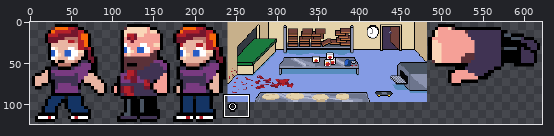
Sprite sheet, stored at assets/atlas.png. Above: a wide view before the commit, with the close-up outlined.
Close-up. Before the commit:
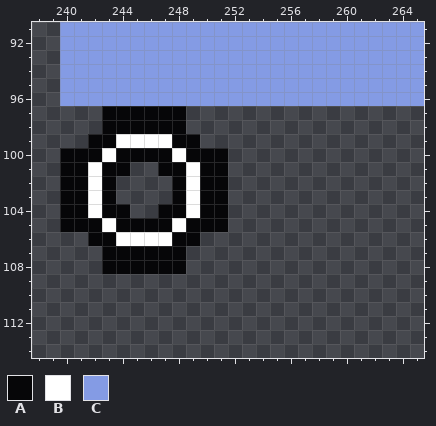
The file is 622x124 pixels. Shown: x 238..265, y 91..114.
Palette (. is transparent): A #060608  B #ffffff  C #849be4
Pixels before, first column x 240:
 91 CCCCCCCCCCCCCCCCCCCCCCCCCC
 92 CCCCCCCCCCCCCCCCCCCCCCCCCC
 93 CCCCCCCCCCCCCCCCCCCCCCCCCC
 94 CCCCCCCCCCCCCCCCCCCCCCCCCC
 95 CCCCCCCCCCCCCCCCCCCCCCCCCC
 96 CCCCCCCCCCCCCCCCCCCCCCCCCC
 97 ...AAAAAA.................
 98 ...AAAAAA.................
 99 ..AABBBBAA................
100 AAABAAAABAAA..............
101 AABAA..AABAA..............
102 AABA....ABAA..............
103 AABA....ABAA..............
104 AABAA..AABAA..............
105 AAABAAAABAAA..............
106 ..AABBBBAA................
107 ...AAAAAA.................
108 ...AAAAAA.................
After the commit:
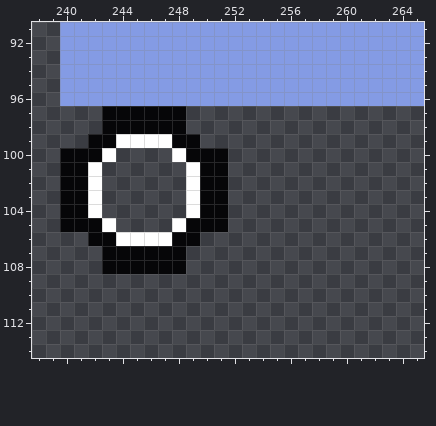
Changes in this commit:
y 100: x 244..247 AAAA -> ....
y 101: x 243..244 AA -> ..; x 247..248 AA -> ..
y 102..103: x 243 A -> .; x 248 A -> .
y 104: x 243..244 AA -> ..; x 247..248 AA -> ..
y 105: x 244..247 AAAA -> ....
